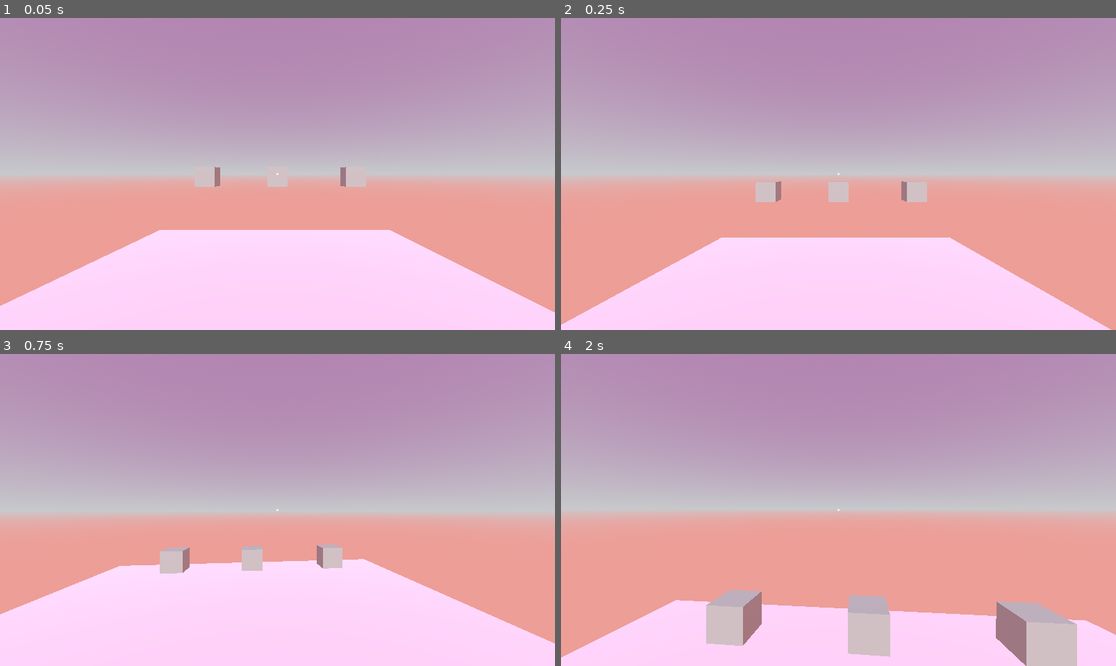
Above: before the commit, frames 1-4 (two rows, left to right).
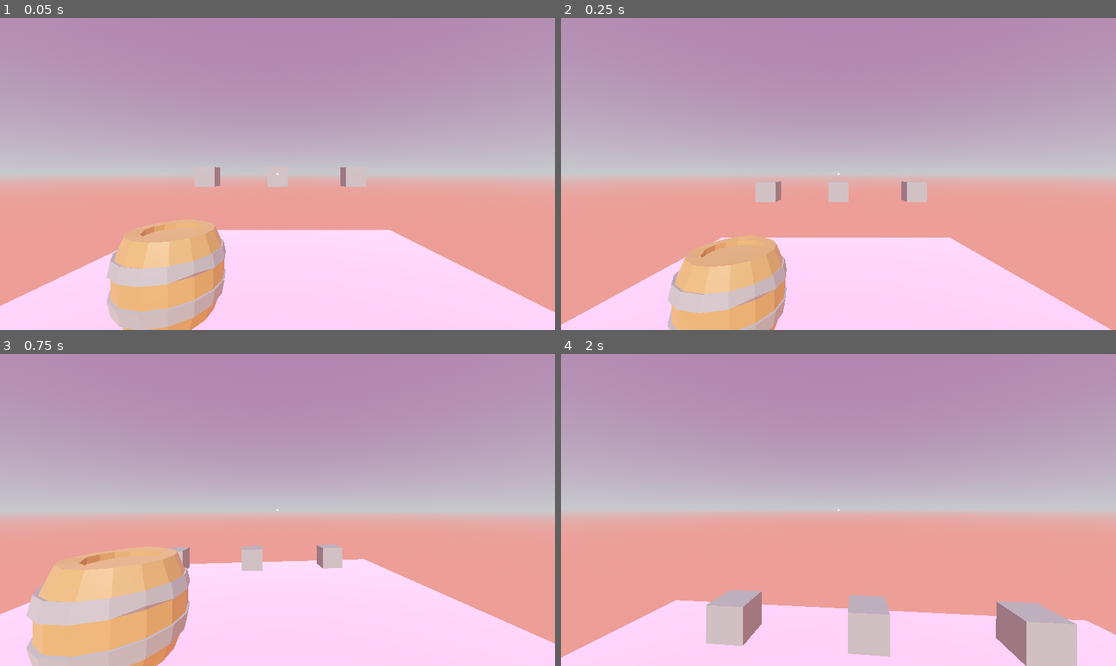
Above: after the commit, the same moments.

Repository: RetconnedDeveloper/WonderOfU
Game: Godot game, scene res://Scenes/world.tscn
Same seed, same stepped clock (60 frames per second), same inputs: the game is played once before the commit and once after it.
Inputs (mouse positions are in pixels of both pictures, inside the frame that each line leads up to):
- Up to frame 1 (0.05 s): no input
- Up to frame 2 (0.25 s): no input
- Up to frame 3 (0.75 s): move the mouse to (305, 510) at 0.52 s; hold W (move_forward) from 0.53 s (still down); hold Ctrl (crouch) from 0.53 s (still down)
- Up to frame 4 (2 s): keep holding W (move_forward); tap Space (jump) at 0.77, 1.52 s; move the mouse to (810, 510) at 1.27 s; release Ctrl (crouch) at 1.28 s; tap F (pickup_item) at 1.35 s

The runs differ from the first frame. In frame 1, 6.1% of the frame differs, in the area x 19-41%, y 64-100%; in frame 2, 5.5%; in frame 3, 9.2%, in the area x 4-35%, y 61-100%; in frame 4, nothing differs.

Commit message:
Add files via upload
Fixed the annoying crosshairs

Diff:
--- a/wonder-of-u v1.7/Scenes/world.tscn
+++ b/wonder-of-u v1.7/Scenes/world.tscn
@@ -1,9 +1,10 @@
-[gd_scene load_steps=12 format=3 uid="uid://dln2exny627e6"]
+[gd_scene load_steps=13 format=3 uid="uid://dln2exny627e6"]
 
 [ext_resource type="Script" path="res://Scripts/fps_controller.gd" id="1_aprkx"]
 [ext_resource type="Texture2D" uid="uid://drahh08hfj0gh" path="res://Sprites/Crosshair.png" id="2_eek03"]
 [ext_resource type="PackedScene" uid="uid://nl3llk4mf5rd" path="res://Prefabs/cube_item.tscn" id="3_30jxi"]
 [ext_resource type="Script" path="res://Scripts/sky_controller.gd" id="4_v3422"]
+[ext_resource type="PackedScene" uid="uid://ddm17vhvqejux" path="res://Barrel.glb" id="5_ji0wt"]
 
 [sub_resource type="StandardMaterial3D" id="StandardMaterial3D_4ocde"]
 albedo_color = Color(0.948478, 0.714018, 0.902237, 1)
@@ -52,11 +53,9 @@
 
 [node name="UI" type="Control" parent="Player"]
 layout_mode = 3
-anchors_preset = 2
-anchor_top = 1.0
+anchors_preset = 15
+anchor_right = 1.0
 anchor_bottom = 1.0
-offset_top = -40.0
-offset_right = 40.0
 grow_vertical = 0
 
 [node name="InventoryPanel" type="Panel" parent="Player/UI"]
@@ -87,29 +86,28 @@
 anchor_top = 0.5
 anchor_right = 0.5
 anchor_bottom = 0.5
-offset_left = 536.0
-offset_top = -324.0
-offset_right = 576.0
-offset_bottom = -284.0
+offset_left = -15.886
+offset_top = -15.8
+offset_right = 16.114
+offset_bottom = 16.2
 grow_horizontal = 2
 grow_vertical = 2
 
 [node name="cross" type="TextureRect" parent="Player/UI/Crosshair"]
 custom_minimum_size = Vector2(64, 64)
 layout_mode = 1
-anchors_preset = 8
+anchors_preset = -1
 anchor_left = 0.5
 anchor_top = 0.5
 anchor_right = 0.5
 anchor_bottom = 0.5
-offset_left = -32.0
-offset_top = -32.0
-offset_right = 32.0
-offset_bottom = 32.0
+offset_left = -16.0
+offset_top = -16.0
+offset_right = 16.0
+offset_bottom = 16.0
 grow_horizontal = 2
 grow_vertical = 2
 texture = ExtResource("2_eek03")
-metadata/_edit_use_anchors_ = true
 
 [node name="ItemDetector" type="Area3D" parent="Player"]
 collision_layer = 0
@@ -151,3 +149,10 @@
 
 [node name="SkyController" type="Node3D" parent="WorldEnvironment"]
 script = ExtResource("4_v3422")
+
+[node name="Barrel" parent="." instance=ExtResource("5_ji0wt")]
+transform = Transform3D(1, 0, 0, 0, 1, 0, 0, 0, 1, -2.60008, 1.52736, -3.32856)
+
+[node name="StaticBody3D" type="StaticBody3D" parent="Barrel"]
+
+[node name="CollisionShape3D" type="CollisionShape3D" parent="Barrel/StaticBody3D"]
Binary file added: wonder-of-u v1.7/Barrel.glb
Not shown, added: wonder-of-u v1.7/Barrel.glb.import
